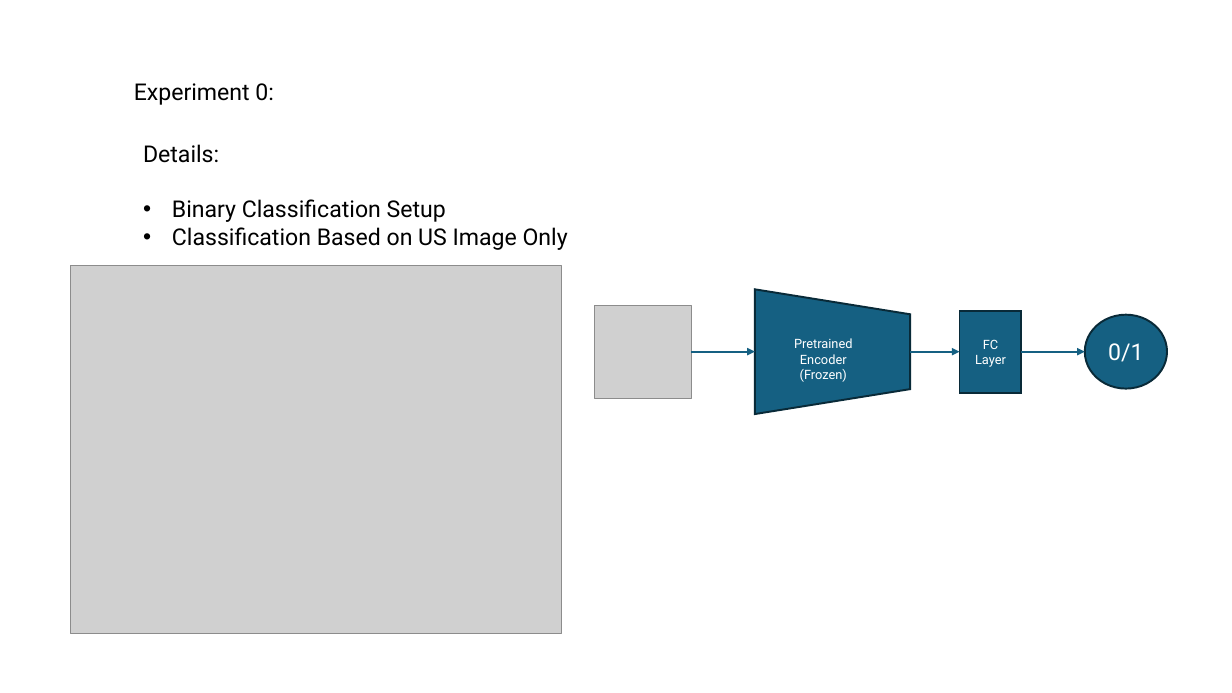
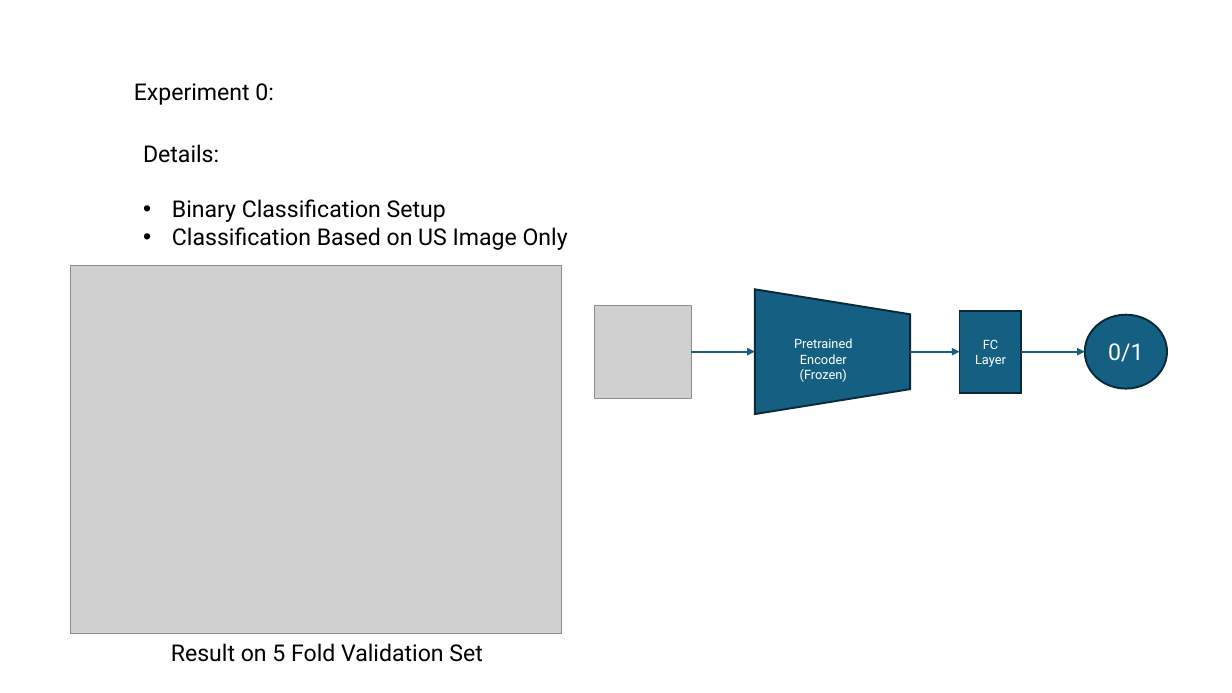
Before and after one commit to Iqbal1282/Washu2_Ovarian_Tumor, a slide deck: slide 1 of meeting_updates/07.07.25.pptx. Drawn at 1232x693 pixels with LibreOffice and Linux fonts; fonts in the diff are those of the drawing; grey boxes stand for pictures. Boxes give left, top, right and bottom in pixels: in the first picture for what was removed or moved away, otherwise in the second. Text is boxed around its words. In the diff, an @@ line names an element or a change of style, - is before the commit and + after.

```diff
--- a/meeting_updates/07.07.25.pptx
+++ b/meeting_updates/07.07.25.pptx
@@ text added at [171,643,482,662], 18 pt, text #000000 @@
+Result on 5 Fold Validation Set
```
Also in this commit, not shown: 2 other slides changed, 20 other files.
